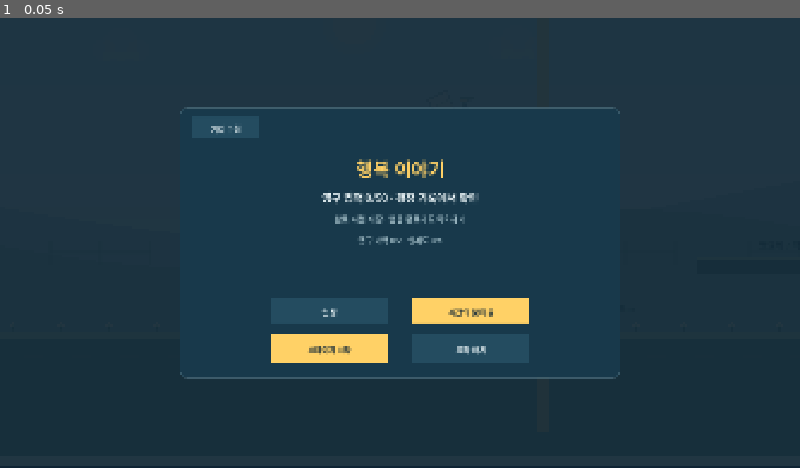
Above: before the commit, frame 1.
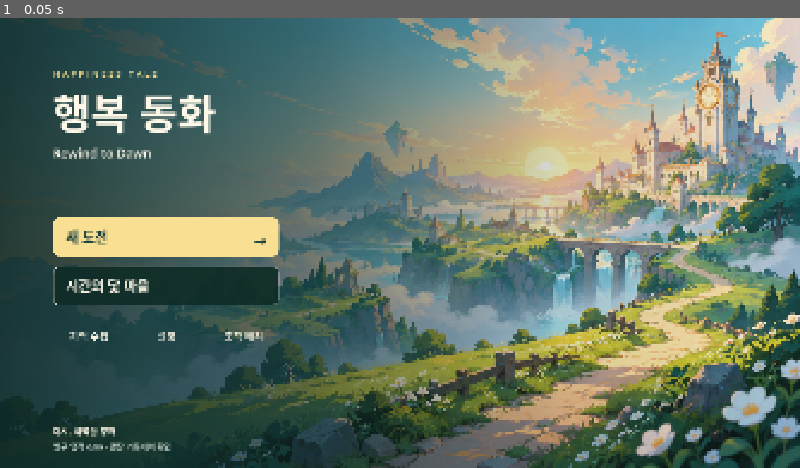
Above: after the commit, the same moment.

Repository: powerfulHimchan/happiness
Game: Godot game, scene res://scenes/movement/ground_movement_sandbox.tscn
Two runs of this game, one before a commit and one after it. Both use one fixed random seed, a clock stepped at 60 frames per second and the inputs below.
Inputs:
- Up to frame 1 (0.05 s): no input

The runs differ from the first frame. In frame 1, 77% of the frame differs, in the area x 0-100%, y 0-100%.

Commit message:
feat: rename game to 행복 동화 and apply dawn title screen
Use the selected left menu layout and dawn-road background, preserve saved-game paths, and hide Godot startup branding.

Validation: 52 runtime suites, 176 title-screen assertions, 183 assertions with six real renders, and existing static project checks passed.

Diff:
--- /dev/null
+++ b/game/assets/title/menu-shade.tres
@@ -0,0 +1,12 @@
+[gd_resource type="GradientTexture2D" load_steps=2 format=3]
+
+[sub_resource type="Gradient" id="Gradient_menu"]
+offsets = PackedFloat32Array(0, 0.4, 0.7, 1)
+colors = PackedColorArray(0.05, 0.14, 0.13, 0.88, 0.05, 0.14, 0.13, 0.55, 0.05, 0.14, 0.13, 0.15, 0.05, 0.14, 0.13, 0.03)
+
+[resource]
+gradient = SubResource("Gradient_menu")
+width = 1024
+height = 16
+fill_from = Vector2(0, 0)
+fill_to = Vector2(1, 0)
--- /dev/null
+++ b/game/assets/title/prompt.json
@@ -0,0 +1,7 @@
+{
+  "tool": "built-in image_gen",
+  "concept": {
+    "name": "dawn-road",
+    "prompt": "Use case: stylized-concept. Create one polished 16:9 landscape game title-screen background concept for Happiness Tale: Rewind to Dawn, a bright clean cartoon fantasy 2D Android side-scrolling roguelite about traveling toward a mysterious happiness kingdom and rewinding time. Clean vector-like shapes, layered atmospheric depth, elegant restrained details, soft light, readable silhouettes, no photorealism, no pixel art. This is environment art only: NO text, letters, logos, UI, buttons, watermarks or inset frames. Reserve quiet negative space on the LEFT 40 percent for future menu text, while the scenic focal point sits on the RIGHT. A winding path through soft green meadows and white flowers at dawn, leading toward a distant small whimsical kingdom and a clock tower on the right. Peach gold sun, cool teal shadows, pale turquoise sky. Hopeful with a subtle sense of mystery. No characters."
+  }
+}
--- a/game/project.godot
+++ b/game/project.godot
@@ -7,11 +7,17 @@
 
 [application]
 
-config/name="Happiness Tale: Rewind to Dawn"
+config/name="행복 동화"
+config/use_custom_user_dir=true
+config/custom_user_dir_name="godot/app_userdata/Happiness Tale- Rewind to Dawn"
+config/custom_user_dir_name.windows="Godot/app_userdata/Happiness Tale- Rewind to Dawn"
+config/custom_user_dir_name.macos="Godot/app_userdata/Happiness Tale- Rewind to Dawn"
 config/description="Android 2D roguelite action game prototype"
 run/main_scene="res://scenes/movement/ground_movement_sandbox.tscn"
 config/features=PackedStringArray("4.7", "GL Compatibility")
 config/icon="res://assets/icon.svg"
+boot_splash/show_image=false
+boot_splash/bg_color=Color(0.035, 0.071, 0.11, 1)
 
 [display]
 
--- a/game/scripts/movement/ground_movement_controls.gd
+++ b/game/scripts/movement/ground_movement_controls.gd
@@ -1039,6 +1039,7 @@
 	_leave_village_environment()
 	release_all_inputs()
 	screen_mode = ScreenMode.MAIN
+	_refresh_main_screen_layout()
 	queue_redraw()
 
 
@@ -2121,23 +2122,6 @@
 		Vector2(buttons_x + result_button_size.x + result_gap, buttons_y),
 		result_button_size
 	)
-	main_start_rect = Rect2(
-		Vector2(result_panel_rect.get_center().x - 310.0, result_panel_rect.end.y - 106.0),
-		Vector2(280.0, 68.0)
-	)
-	main_layout_rect = Rect2(
-		Vector2(result_panel_rect.get_center().x + 30.0, result_panel_rect.end.y - 106.0),
-		Vector2(280.0, 68.0)
-	)
-	main_feedback_rect = Rect2(
-		Vector2(result_panel_rect.get_center().x - 310.0, result_panel_rect.end.y - 190.0),
-		Vector2(280.0, 56.0)
-	)
-	main_village_rect = Rect2(Vector2(result_panel_rect.get_center().x + 30.0, result_panel_rect.end.y - 190.0), Vector2(280.0, 56.0))
-	main_continue_rect = Rect2(
-		Vector2(result_panel_rect.get_center().x - 140.0, result_panel_rect.end.y - 274.0),
-		Vector2(280.0, 56.0)
-	)
 	feedback_panel_rect = result_panel_rect
 	var feedback_row_x := feedback_panel_rect.position.x + 310.0
 	var feedback_row_width := feedback_panel_rect.size.x - 380.0
@@ -2193,6 +2177,7 @@
 		Vector2(safe.end.x - action_width - 20.0, safe.position.y + 20.0),
 		Vector2(action_width, 54.0)
 	)
+	_refresh_main_screen_layout()
 
 
 func _draw_header() -> void:
@@ -2360,38 +2345,19 @@
 
 
 func _draw_main_screen() -> void:
-	draw_rect(Rect2(Vector2.ZERO, size), Color(BACKGROUND_COLOR, 0.92), true)
-	draw_style_box(_panel_style(Color(PANEL_COLOR, 0.98)), result_panel_rect)
-	_draw_text_centered(
-		"행복 이야기",
-		Rect2(Vector2(result_panel_rect.position.x, result_panel_rect.position.y + 96.0), Vector2(result_panel_rect.size.x, 80.0)),
-		44,
-		ACTIVE_COLOR
-	)
-	_draw_text_centered(
-		"칭호 · " + PermanentAchievements.title_name(achievement_state) if not String(achievement_state.get("title", "")).is_empty() else "영구 업적 %d/50 · 광장 기록에서 확인" % PermanentAchievements.earned_count(achievement_state),
-		Rect2(Vector2(result_panel_rect.position.x, result_panel_rect.position.y + 188.0), Vector2(result_panel_rect.size.x, 46.0)),
-		25,
-		TEXT_COLOR
-	)
-	_draw_text_centered(
-		BossLegacyStore.description(String(pending_boss_legacy.get("choice", ""))) if not pending_boss_legacy.is_empty() else "완료 지점 저장 · 앱을 종료해도 이어하기",
-		Rect2(Vector2(result_panel_rect.position.x, result_panel_rect.position.y + 244.0), Vector2(result_panel_rect.size.x, 40.0)),
-		19,
-		MUTED_TEXT_COLOR
-	)
-	if not checkpoint_available:
-		_draw_text_centered("영구 기억 %d/2 · 설계도 %d/%d%s%s" % [unlocked_memories.size(), unlocked_weapon_blueprints.size(), PrototypeWeaponRewards.PERMANENT_DESIGNS.size(), " · 수호기사 동행" if guardian_companion_unlocked else "", " · 세라 동행" if sera_companion_unlocked else ""], Rect2(result_panel_rect.position + Vector2(0, 300), Vector2(result_panel_rect.size.x, 30)), 18, MUTED_TEXT_COLOR)
-	_refresh_story_entry_layout()
-	_draw_button(story_journal_open_rect, "기억 수첩", false)
-	_draw_button(main_feedback_rect, "설정", false)
-	_draw_button(main_village_rect, "시간의 닻 마을", true)
-	if checkpoint_available:
-		_draw_button(main_continue_rect, "이어하기", true)
-	if not checkpoint_message.is_empty():
-		_draw_text_centered(checkpoint_message, Rect2(Vector2(result_panel_rect.position.x, main_continue_rect.position.y - 30.0), Vector2(result_panel_rect.size.x, 26.0)), 15, MUTED_TEXT_COLOR)
-	_draw_button(main_start_rect, "새 도전" if checkpoint_available else "스테이지 시작", not checkpoint_available)
-	_draw_button(main_layout_rect, "조작 배치", false)
+	_refresh_main_screen_layout()
+	StartScreenView.draw(self)
+
+
+func _refresh_main_screen_layout() -> void:
+	var boxes := StartScreenView.layout(_safe_area_in_viewport(), checkpoint_available)
+	main_continue_rect = boxes["continue"]
+	main_start_rect = boxes.start
+	main_village_rect = boxes.village
+	main_feedback_rect = boxes.settings
+	main_layout_rect = boxes.controls
+	if screen_mode == ScreenMode.MAIN:
+		story_journal_open_rect = boxes.journal
 
 
 func _draw_feedback_settings() -> void:
@@ -3629,7 +3595,7 @@
 func _refresh_story_entry_layout() -> void:
 	var safe := _safe_area_in_viewport()
 	match screen_mode:
-		ScreenMode.MAIN: story_journal_open_rect = Rect2(result_panel_rect.position + Vector2(30, 24), Vector2(160, 48))
+		ScreenMode.MAIN: _refresh_main_screen_layout()
 		ScreenMode.RESULT: story_journal_open_rect = Rect2(Vector2(result_panel_rect.position.x + 18, result_retry_rect.position.y), Vector2(90, result_retry_rect.size.y))
 		ScreenMode.VILLAGE: story_journal_open_rect = Rect2(safe.position + safe.size * Vector2(0.72, 0.035), safe.size * Vector2(0.23, 0.065))
 		ScreenMode.START_CHARACTER: _refresh_character_layout()
--- /dev/null
+++ b/game/scripts/ui/start_screen_view.gd
@@ -0,0 +1,92 @@
+class_name StartScreenView
+extends RefCounted
+
+## The title screen shares its drawing and hit rectangles with the existing menus.
+const TITLE := "행복 동화"
+const BACKGROUND: Texture2D = preload("res://assets/title/dawn-road.png")
+const SHADE: Texture2D = preload("res://assets/title/menu-shade.tres")
+const PAPER := Color("fff9e9")
+const GOLD := Color("f8df91")
+const INK := Color("173d3c")
+
+
+static func layout(safe: Rect2, has_checkpoint: bool) -> Dictionary:
+	var unit := minf(safe.size.y / 1000.0, safe.size.x / 1550.0)
+	var left := safe.position.x + safe.size.x * 0.055
+	var width := minf(safe.size.x * 0.29, 540.0 * unit)
+	var top := safe.position.y + safe.size.y * 0.44
+	var step := 114.0 * unit
+	var button_size := Vector2(width, 92.0 * unit)
+	var rows := 3 if has_checkpoint else 2
+	var links_y := top + rows * step + 10.0 * unit
+	var link_gap := 12.0 * unit
+	var link_width := (width - link_gap * 2.0) / 3.0
+	return {
+		"unit": unit,
+		"kicker": Rect2(left, safe.position.y + safe.size.y * 0.09, width, 32.0 * unit),
+		"title": Rect2(left, safe.position.y + safe.size.y * 0.14, width, 115.0 * unit),
+		"subtitle": Rect2(left, safe.position.y + safe.size.y * 0.27, width, 42.0 * unit),
+		"continue": Rect2(Vector2(left, top), button_size) if has_checkpoint else Rect2(),
+		"start": Rect2(Vector2(left, top + (step if has_checkpoint else 0.0)), button_size),
+		"village": Rect2(Vector2(left, top + step * (2 if has_checkpoint else 1)), button_size),
+		"journal": Rect2(left, links_y, link_width, 66.0 * unit),
+		"settings": Rect2(left + link_width + link_gap, links_y, link_width, 66.0 * unit),
+		"controls": Rect2(left + (link_width + link_gap) * 2.0, links_y, link_width, 66.0 * unit),
+		"notice": Rect2(left, safe.end.y - 78.0 * unit, width, 32.0 * unit),
+		"progress": Rect2(left, safe.end.y - 40.0 * unit, width, 28.0 * unit),
+	}
+
+
+static func draw(canvas: Control) -> void:
+	var full := Rect2(Vector2.ZERO, canvas.size)
+	var image_size := BACKGROUND.get_size()
+	var scale := maxf(canvas.size.x / image_size.x, canvas.size.y / image_size.y)
+	var source_size := canvas.size / scale
+	canvas.draw_texture_rect_region(BACKGROUND, full, Rect2((image_size - source_size) * 0.5, source_size))
+	canvas.draw_texture_rect(SHADE, full, false)
+	var boxes := layout(canvas._safe_area_in_viewport(), canvas.checkpoint_available)
+	var unit: float = boxes.unit
+	_text(canvas, "H A P P I N E S S   T A L E", boxes.kicker, int(22 * unit), GOLD)
+	_text(canvas, TITLE, boxes.title, int(96 * unit), PAPER)
+	_text(canvas, "Rewind to Dawn", boxes.subtitle, int(30 * unit), PAPER)
+	if canvas.checkpoint_available:
+		_button(canvas, canvas.main_continue_rect, "이어하기", true, unit)
+	_button(canvas, canvas.main_start_rect, "새 도전", not canvas.checkpoint_available, unit)
+	_button(canvas, canvas.main_village_rect, "시간의 닻 마을", false, unit)
+	_link(canvas, canvas.story_journal_open_rect, "기억 수첩", unit)
+	_link(canvas, canvas.main_feedback_rect, "설정", unit)
+	_link(canvas, canvas.main_layout_rect, "조작 배치", unit)
+	var notice := "마지막 여정이 기다리고 있어요" if canvas.checkpoint_available else "다시, 새벽을 향해"
+	if not canvas.checkpoint_message.is_empty():
+		notice = canvas.checkpoint_message
+	elif not canvas.pending_boss_legacy.is_empty():
+		notice = BossLegacyStore.description(String(canvas.pending_boss_legacy.get("choice", "")))
+	_text(canvas, notice, boxes.notice, int(21 * unit), PAPER)
+	var progress := "칭호 · " + PermanentAchievements.title_name(canvas.achievement_state) if not String(canvas.achievement_state.get("title", "")).is_empty() else "영구 업적 %d/50 · 광장 기록에서 확인" % PermanentAchievements.earned_count(canvas.achievement_state)
+	_text(canvas, progress, boxes.progress, int(19 * unit), Color("d5e2d8"))
+
+
+static func _button(canvas: Control, rect: Rect2, label: String, primary: bool, unit: float) -> void:
+	var style := StyleBoxFlat.new()
+	style.bg_color = GOLD if primary else Color(0.06, 0.17, 0.15, 0.91)
+	style.border_color = GOLD if primary else Color(1.0, 0.98, 0.91, 0.45)
+	style.set_border_width_all(maxi(1, int(2 * unit)))
+	style.set_corner_radius_all(int(16 * unit))
+	canvas.draw_style_box(style, rect)
+	var inset := Vector2(30 * unit, 0)
+	_text(canvas, label, Rect2(rect.position + inset, rect.size - inset * 2), int(32 * unit), INK if primary else PAPER)
+	if primary:
+		canvas._draw_text_centered("→", Rect2(rect.end.x - 72 * unit, rect.position.y, 56 * unit, rect.size.y), int(36 * unit), INK)
+
+
+static func _link(canvas: Control, rect: Rect2, label: String, unit: float) -> void:
+	canvas._draw_village_text(label, rect, int(24 * unit), PAPER)
+
+
+static func _text(canvas: Control, value: String, rect: Rect2, requested_size: int, color: Color) -> void:
+	var font := ThemeDB.fallback_font
+	var font_size := requested_size
+	while font_size > 12 and font.get_string_size(value, HORIZONTAL_ALIGNMENT_LEFT, -1, font_size).x > rect.size.x:
+		font_size -= 1
+	var baseline := rect.position + Vector2(0, (rect.size.y + font.get_ascent(font_size) - font.get_descent(font_size)) * 0.5)
+	canvas._draw_text(value, baseline, font_size, color)
--- /dev/null
+++ b/game/tests/start_screen_runtime_test.gd
@@ -0,0 +1,97 @@
+extends SceneTree
+
+const SANDBOX := preload("res://scenes/movement/ground_movement_sandbox.tscn")
+const STEM := "user://start_screen_test_"
+var checks := 0
+var failures := 0
+var ui: Control
+
+
+func _initialize() -> void:
+	call_deferred("_run")
+
+
+func _check(ok: bool, label: String) -> void:
+	checks += 1
+	if not ok:
+		failures += 1
+		printerr("Start screen: " + label)
+
+
+func _tap(rect: Rect2) -> void:
+	var event := InputEventScreenTouch.new()
+	event.index = 91
+	event.position = rect.get_center()
+	event.pressed = true
+	ui._input(event)
+	event.pressed = false
+	ui._input(event)
+
+
+func _run() -> void:
+	var scene := SANDBOX.instantiate()
+	for store in [scene.checkpoint_store, scene.boss_legacy_store, scene.achievement_store, scene.story_journal_store, scene.ability_discovery_store]:
+		store.save_path = STEM + store.get_script().resource_path.get_file() + ".json"
+	scene.get_node("LocalTestRecorder").record_path = STEM + "records.jsonl"
+	root.add_child(scene)
+	current_scene = scene
+	await process_frame
+	scene.process_mode = Node.PROCESS_MODE_DISABLED
+	ui = scene.get_node("CanvasLayer/GroundMovementControls")
+	_check(StartScreenView.TITLE == "행복 동화" and ProjectSettings.get_setting("application/config/name") == StartScreenView.TITLE, "new title and app name agree")
+	_check(ProjectSettings.get_setting("application/boot_splash/show_image") == false, "Godot logo hidden")
+	_check(ProjectSettings.get_setting("application/config/custom_user_dir_name") == "godot/app_userdata/Happiness Tale- Rewind to Dawn", "desktop save folder preserved across rename")
+	_check(OS.get_user_data_dir().to_lower().ends_with("godot/app_userdata/happiness tale- rewind to dawn"), "resolved desktop save folder preserved")
+	_check(StartScreenView.BACKGROUND.get_width() > 1600, "selected background imported")
+	var render_dir := OS.get_environment("START_SCREEN_RENDER_DIR")
+	if not render_dir.is_empty():
+		_check(DisplayServer.get_name() != "headless", "real renderer required for screenshots")
+		DirAccess.make_dir_recursive_absolute(render_dir)
+	for dimensions in [Vector2i(1280, 720), Vector2i(1600, 720), Vector2i(1280, 800)]:
+		root.size = dimensions
+		root.content_scale_size = Vector2i(1920, 1080)
+		await process_frame
+		ui.size = ui.get_viewport_rect().size
+		for saved in [false, true]:
+			ui.checkpoint_available = saved
+			ui.show_main_screen()
+			ui._refresh_layout()
+			var safe: Rect2 = ui._safe_area_in_viewport()
+			var buttons: Array[Rect2] = [ui.main_start_rect, ui.main_village_rect, ui.main_feedback_rect, ui.main_layout_rect, ui.story_journal_open_rect]
+			if saved:
+				buttons.append(ui.main_continue_rect)
+			else:
+				_check(not ui.main_continue_rect.has_area(), "no invisible continue target without a save")
+			for i in buttons.size():
+				_check(safe.encloses(buttons[i]), "button within safe area")
+				_check(buttons[i].size.y >= 60, "touch target remains usable")
+				for j in range(i + 1, buttons.size()):
+					_check(not buttons[i].intersects(buttons[j]), "menu touch targets do not overlap")
+			var boxes := StartScreenView.layout(safe, saved)
+			_check(boxes.title.end.y < buttons[0].position.y, "title above menu")
+			_check(boxes.journal.end.y < boxes.notice.position.y, "footer below navigation")
+			ui.queue_redraw()
+			await process_frame
+			if not render_dir.is_empty() and DisplayServer.get_name() != "headless":
+				await RenderingServer.frame_post_draw
+				var file := "main_%dx%d_%s.png" % [dimensions.x, dimensions.y, "saved" if saved else "new"]
+				_check(root.get_texture().get_image().save_png(render_dir.path_join(file)) == OK, "capture " + file)
+		ui.checkpoint_available = false
+		ui.show_main_screen()
+		_tap(ui.main_feedback_rect)
+		_check(ui.current_screen_mode() == ui.ScreenMode.FEEDBACK_SETTINGS, "settings input")
+		ui.show_main_screen()
+		_tap(ui.main_layout_rect)
+		_check(ui.current_screen_mode() == ui.ScreenMode.LAYOUT_EDITOR, "control layout input")
+		ui.show_main_screen()
+		_tap(ui.main_village_rect)
+		_check(ui.current_screen_mode() == ui.ScreenMode.VILLAGE, "village input")
+		ui.show_main_screen()
+		_tap(ui.story_journal_open_rect)
+		_check(ui.current_screen_mode() == ui.ScreenMode.STORY_JOURNAL, "memory journal input")
+		ui.show_main_screen()
+		_tap(ui.main_start_rect)
+		_check(ui.current_screen_mode() == ui.ScreenMode.START_WEAPON, "new journey input")
+		ui.show_main_screen()
+	print("Start screen runtime test: %d checks, %d failures" % [checks, failures])
+	quit(1 if failures > 0 else 0)
Binary file added: game/assets/title/dawn-road.png
Not shown, changed: game/export_presets.cfg
Not shown, changed: README.md
Not shown, added: docs/prototype/START_SCREEN_STATUS.md
Not shown, added: game/assets/title/README.md
Not shown, changed: scripts/check_godot_project.sh
